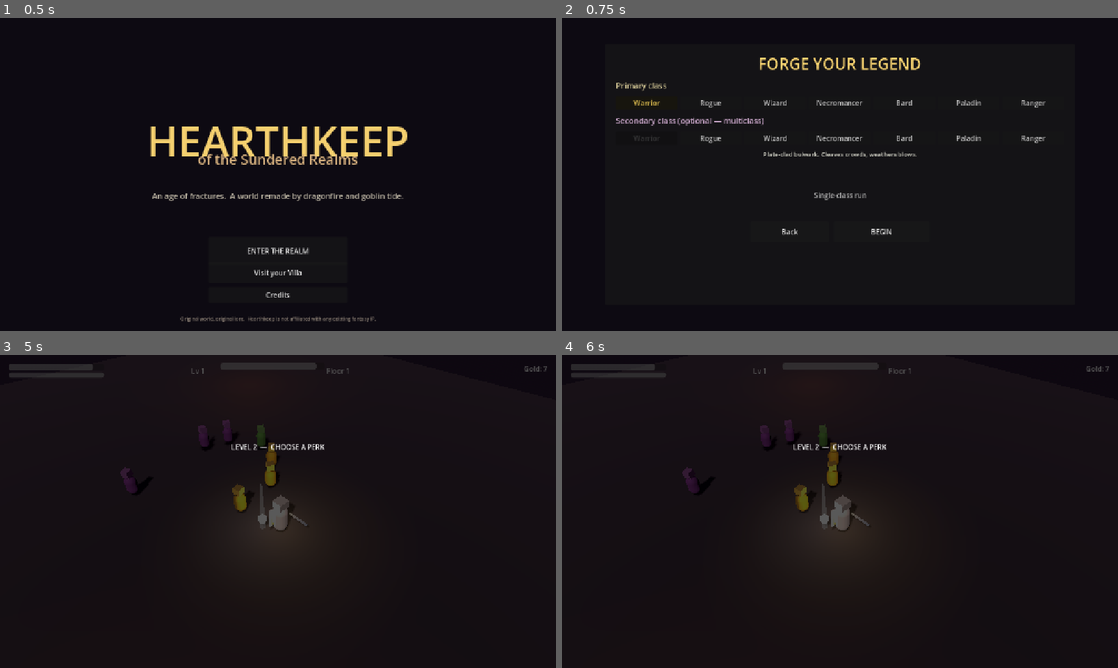
Above: before the commit, frames 1-4 (two rows, left to right).
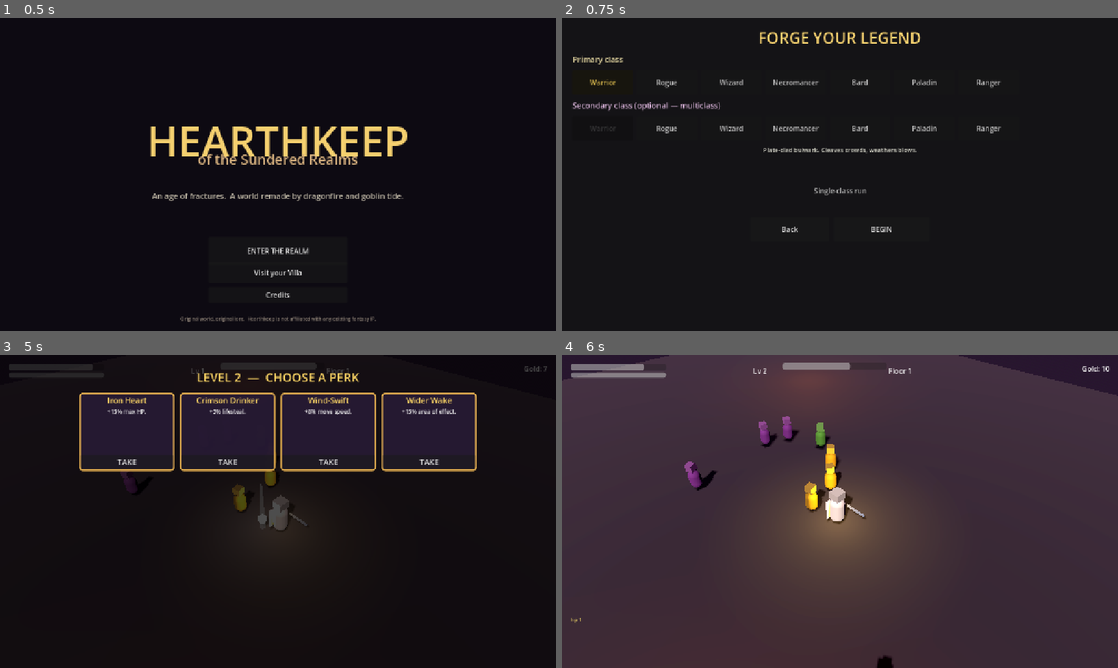
Above: after the commit, the same moments.

Repository: jj1985/hearthkeep
Game: Godot game, scene res://scenes/title.tscn
Same seed, same stepped clock (60 frames per second), same inputs: the game is played once before the commit and once after it.
Inputs (mouse positions are in pixels of both pictures, inside the frame that each line leads up to):
- Up to frame 1 (0.5 s): no input
- Up to frame 2 (0.75 s): click "ENTER THE REALM" at 0.5 s
- Up to frame 3 (5 s): click "Back" at 1.25 s; click "ENTER THE REALM" at 2 s; click "BEGIN" at 2.75 s; tap Enter at 3.5 s; move the mouse to (400, 495) at 3.52 s; hold D (move_right) 3.53-4.25 s; click (400, 495) at 3.6 s; drag from (166, 527) to (250, 574) at 4.27 s
- Up to frame 4 (6 s): move the mouse to (895, 442) at 5.02 s; hold D (move_right) 5.03-5.75 s; tap Keypad Enter (interact) at 5.1 s; click (895, 442) at 5.17 s; click (689, 461) at 5.75 s, where only the run after the commit has a clickable "TAKE"

Frame 1 is identical in both runs. In frame 2, 4.3% of the frame differs, in the area x 1-87%, y 4-70%; in frame 3, 15%; in frame 4, 99%, in the area x 0-100%, y 0-100%.
Error before the commit: Cannot call method 'get_children' on a null value. (res://scripts/ui/perk_picker.gd:13)

Commit message:
fix(ui): make perk picker + class select responsive for portrait phones
Perk picker and class-select were authored with fixed pixel offsets
(960x320 panel for perks, 1080x600 for class select) that overflow on
portrait phones — cards going off-screen on a Pixel 9 XL was the
gameplay-blocker that prompted this fix.

Both screens now use:
- Full-screen anchors (anchor_right=1.0, anchor_bottom=1.0) instead of
  fixed center offsets
- HFlowContainer for class buttons / perk cards so they wrap when the
  viewport is too narrow rather than overflowing
- ScrollContainer wrapper so vertical overflow becomes scrollable
- Touch-target bumps: class buttons 56px tall (Material's 48dp baseline
  with safe headroom), Begin/Back at 56px

This is a tactical hotfix to unblock playtesting; the proper Material-3
density-aware overhaul is queued behind the design-spec research and a
ScaleManager autoload that will drive adaptive content_scale_factor +
safe_area insets across every screen.

Co-Authored-By: Claude Opus 4.7 <noreply@anthropic.com>

Diff:
--- a/scenes/ui/class_select.tscn
+++ b/scenes/ui/class_select.tscn
@@ -12,69 +12,70 @@
 anchor_bottom = 1.0
 color = Color(0.05, 0.04, 0.07, 1)
 
-[node name="Panel" type="PanelContainer" parent="."]
-anchor_left = 0.5
-anchor_top = 0.5
-anchor_right = 0.5
-anchor_bottom = 0.5
-offset_left = -540.0
-offset_top = -300.0
-offset_right = 540.0
-offset_bottom = 300.0
+[node name="Scroll" type="ScrollContainer" parent="."]
+anchor_right = 1.0
+anchor_bottom = 1.0
+horizontal_scroll_mode = 0
 
-[node name="Margin" type="MarginContainer" parent="Panel"]
+[node name="Panel" type="PanelContainer" parent="Scroll"]
+size_flags_horizontal = 3
+size_flags_vertical = 3
+
+[node name="Margin" type="MarginContainer" parent="Scroll/Panel"]
 theme_override_constants/margin_left = 24
 theme_override_constants/margin_right = 24
 theme_override_constants/margin_top = 20
 theme_override_constants/margin_bottom = 20
 
-[node name="V" type="VBoxContainer" parent="Panel/Margin"]
+[node name="V" type="VBoxContainer" parent="Scroll/Panel/Margin"]
 theme_override_constants/separation = 12
 
-[node name="Title" type="Label" parent="Panel/Margin/V"]
+[node name="Title" type="Label" parent="Scroll/Panel/Margin/V"]
 text = "FORGE YOUR LEGEND"
 horizontal_alignment = 1
 theme_override_font_sizes/font_size = 36
 modulate = Color(1, 0.85, 0.45, 1)
 
-[node name="PrimaryHeader" type="Label" parent="Panel/Margin/V"]
+[node name="PrimaryHeader" type="Label" parent="Scroll/Panel/Margin/V"]
 text = "Primary class"
 theme_override_font_sizes/font_size = 18
 modulate = Color(0.85, 0.8, 0.6, 1)
 
-[node name="PrimaryRow" type="HBoxContainer" parent="Panel/Margin/V"]
-theme_override_constants/separation = 6
+[node name="PrimaryRow" type="HFlowContainer" parent="Scroll/Panel/Margin/V"]
+theme_override_constants/h_separation = 8
+theme_override_constants/v_separation = 8
 
-[node name="SecondaryHeader" type="Label" parent="Panel/Margin/V"]
+[node name="SecondaryHeader" type="Label" parent="Scroll/Panel/Margin/V"]
 text = "Secondary class (optional — multiclass)"
 theme_override_font_sizes/font_size = 18
 modulate = Color(0.85, 0.7, 0.85, 1)
 
-[node name="SecondaryRow" type="HBoxContainer" parent="Panel/Margin/V"]
-theme_override_constants/separation = 6
+[node name="SecondaryRow" type="HFlowContainer" parent="Scroll/Panel/Margin/V"]
+theme_override_constants/h_separation = 8
+theme_override_constants/v_separation = 8
 
-[node name="Blurb" type="Label" parent="Panel/Margin/V"]
+[node name="Blurb" type="Label" parent="Scroll/Panel/Margin/V"]
 custom_minimum_size = Vector2(0, 80)
 autowrap_mode = 3
 horizontal_alignment = 1
 theme_override_font_sizes/font_size = 14
 modulate = Color(0.85, 0.85, 0.8, 1)
 
-[node name="HybridLabel" type="Label" parent="Panel/Margin/V"]
+[node name="HybridLabel" type="Label" parent="Scroll/Panel/Margin/V"]
 custom_minimum_size = Vector2(0, 60)
 autowrap_mode = 3
 horizontal_alignment = 1
 theme_override_font_sizes/font_size = 16
 text = ""
 
-[node name="BottomRow" type="HBoxContainer" parent="Panel/Margin/V"]
+[node name="BottomRow" type="HBoxContainer" parent="Scroll/Panel/Margin/V"]
 theme_override_constants/separation = 12
 alignment = 1
 
-[node name="BackButton" type="Button" parent="Panel/Margin/V/BottomRow"]
-custom_minimum_size = Vector2(180, 48)
+[node name="BackButton" type="Button" parent="Scroll/Panel/Margin/V/BottomRow"]
+custom_minimum_size = Vector2(180, 56)
 text = "Back"
 
-[node name="BeginButton" type="Button" parent="Panel/Margin/V/BottomRow"]
-custom_minimum_size = Vector2(220, 48)
+[node name="BeginButton" type="Button" parent="Scroll/Panel/Margin/V/BottomRow"]
+custom_minimum_size = Vector2(220, 56)
 text = "BEGIN"
--- a/scenes/ui/perk_picker.tscn
+++ b/scenes/ui/perk_picker.tscn
@@ -6,27 +6,38 @@
 script = ExtResource("1")
 anchor_right = 1.0
 anchor_bottom = 1.0
+mouse_filter = 0
 
 [node name="Dim" type="ColorRect" parent="."]
 anchor_right = 1.0
 anchor_bottom = 1.0
-color = Color(0, 0, 0, 0.65)
+color = Color(0, 0, 0, 0.7)
+mouse_filter = 1
 
-[node name="Panel" type="VBoxContainer" parent="."]
-anchor_left = 0.5
-anchor_top = 0.5
-anchor_right = 0.5
-anchor_bottom = 0.5
-offset_left = -480.0
-offset_top = -160.0
-offset_right = 480.0
-offset_bottom = 160.0
+[node name="Margin" type="MarginContainer" parent="."]
+anchor_right = 1.0
+anchor_bottom = 1.0
+theme_override_constants/margin_left = 24
+theme_override_constants/margin_right = 24
+theme_override_constants/margin_top = 32
+theme_override_constants/margin_bottom = 32
 
-[node name="Title" type="Label" parent="Panel"]
+[node name="Scroll" type="ScrollContainer" parent="Margin"]
+horizontal_scroll_mode = 0
+
+[node name="Panel" type="VBoxContainer" parent="Margin/Scroll"]
+size_flags_horizontal = 3
+size_flags_vertical = 3
+theme_override_constants/separation = 16
+
+[node name="Title" type="Label" parent="Margin/Scroll/Panel"]
 text = "LEVEL UP — CHOOSE A PERK"
 horizontal_alignment = 1
-add_theme_font_size_override("font_size", 28)
+theme_override_font_sizes/font_size = 28
+modulate = Color(1, 0.85, 0.4, 1)
 
-[node name="Grid" type="HBoxContainer" parent="Panel"]
-size_flags_horizontal = 4
+[node name="Grid" type="HFlowContainer" parent="Margin/Scroll/Panel"]
 alignment = 1
+theme_override_constants/h_separation = 12
+theme_override_constants/v_separation = 12
+size_flags_horizontal = 3
--- a/scripts/ui/class_select.gd
+++ b/scripts/ui/class_select.gd
@@ -5,12 +5,12 @@
 
 const CLASS_ORDER := ["warrior", "rogue", "wizard", "necromancer", "bard", "paladin", "ranger"]
 
-@onready var primary_row: HBoxContainer = $Panel/Margin/V/PrimaryRow
-@onready var secondary_row: HBoxContainer = $Panel/Margin/V/SecondaryRow
-@onready var blurb: Label = $Panel/Margin/V/Blurb
-@onready var hybrid_label: Label = $Panel/Margin/V/HybridLabel
-@onready var begin_btn: Button = $Panel/Margin/V/BottomRow/BeginButton
-@onready var back_btn: Button = $Panel/Margin/V/BottomRow/BackButton
+@onready var primary_row: HFlowContainer = $Scroll/Panel/Margin/V/PrimaryRow
+@onready var secondary_row: HFlowContainer = $Scroll/Panel/Margin/V/SecondaryRow
+@onready var blurb: Label = $Scroll/Panel/Margin/V/Blurb
+@onready var hybrid_label: Label = $Scroll/Panel/Margin/V/HybridLabel
+@onready var begin_btn: Button = $Scroll/Panel/Margin/V/BottomRow/BeginButton
+@onready var back_btn: Button = $Scroll/Panel/Margin/V/BottomRow/BackButton
 
 var primary_buttons: Array[Button] = []
 var secondary_buttons: Array[Button] = []
@@ -25,12 +25,12 @@
     back_btn.pressed.connect(_on_back)
     _refresh()
 
-func _make_class_button(parent: HBoxContainer, id: String, cb: Callable) -> Button:
+func _make_class_button(parent: HFlowContainer, id: String, cb: Callable) -> Button:
     var b := Button.new()
     var def: Dictionary = Classes.get_class_def(id)
     b.text = def.get("name", id.capitalize())
     b.set_meta("class_id", id)
-    b.size_flags_horizontal = Control.SIZE_EXPAND_FILL
+    b.custom_minimum_size = Vector2(140, 56)
     b.pressed.connect(cb.bind(id))
     parent.add_child(b)
     return b
--- a/scripts/ui/perk_picker.gd
+++ b/scripts/ui/perk_picker.gd
@@ -2,8 +2,8 @@
 
 # Megabonk-style perk card overlay. Pause-the-world, pick 1 of N cards.
 
-@onready var grid: HBoxContainer = $Panel/Grid
-@onready var title: Label = $Panel/Title
+@onready var grid: HFlowContainer = $Margin/Scroll/Panel/Grid
+@onready var title: Label = $Margin/Scroll/Panel/Title
 
 var on_pick: Callable
 
--- a/tests/test_scene_loading.gd
+++ b/tests/test_scene_loading.gd
@@ -31,7 +31,7 @@
     add_child_autofree(inst)
     await get_tree().process_frame
     # ClassSelect controller creates 7 primary + 7 secondary buttons in _ready
-    var primary_row: Node = inst.get_node_or_null("Panel/Margin/V/PrimaryRow")
+    var primary_row: Node = inst.get_node_or_null("Scroll/Panel/Margin/V/PrimaryRow")
     assert_not_null(primary_row, "PrimaryRow node missing")
     assert_eq(primary_row.get_child_count(), 7, "Expected 7 primary class buttons")
 
